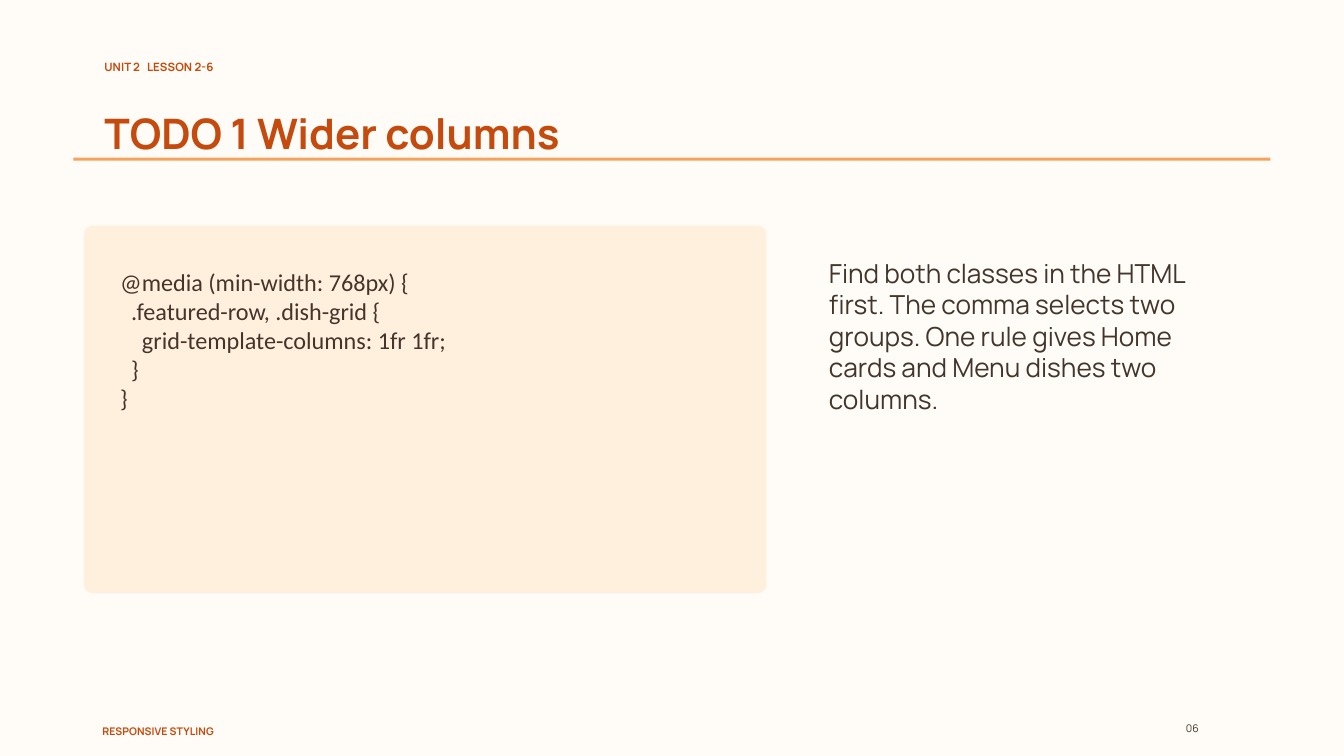
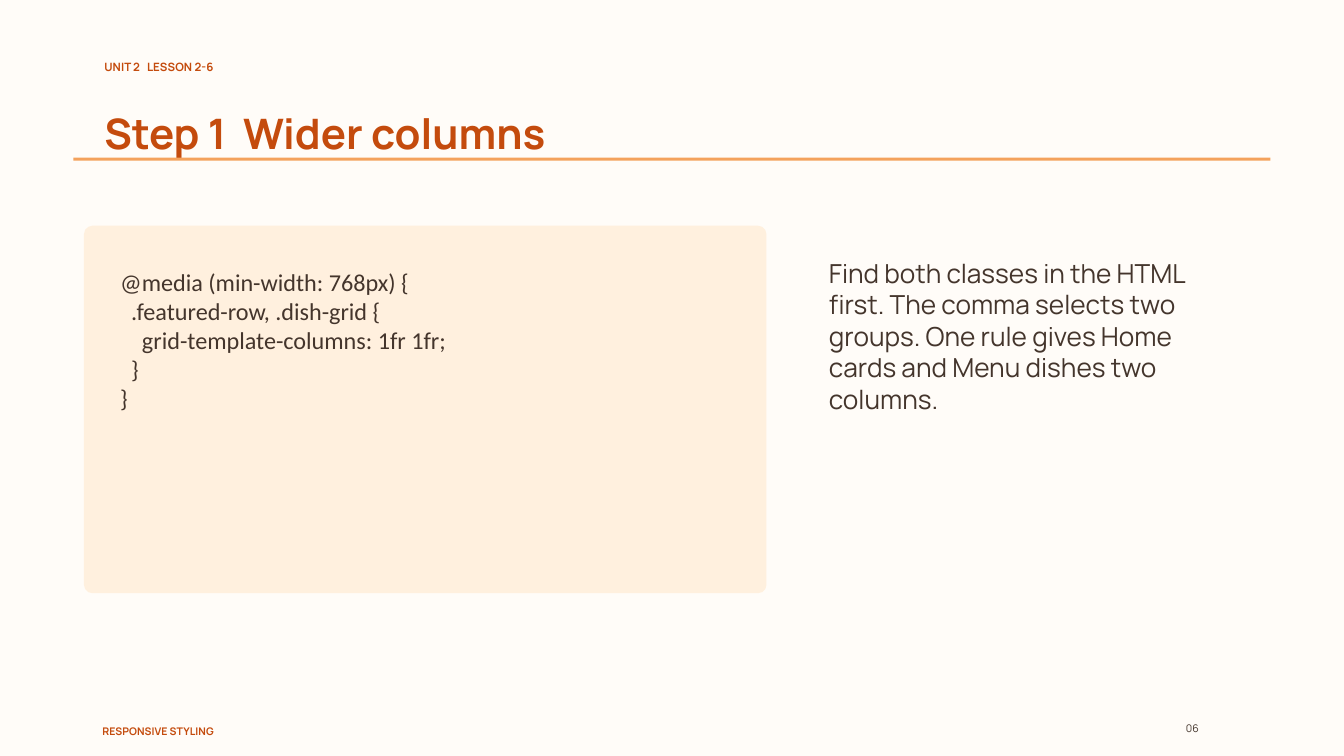
Before and after one commit to nakarapunchai/cis181-course-template, a slide deck: slide 6 of demo/Demo 2-6/Lesson 2-6 Responsive Styling.pptx. Drawn at 1344x756 pixels with LibreOffice and Linux fonts; fonts in the diff are those of the drawing. Boxes give left, top, right and bottom in pixels: in the first picture for what was removed or moved away, otherwise in the second. Text is boxed around its words. In the diff, an @@ line names an element or a change of style, - is before the commit and + after.

```diff
--- a/demo/Demo 2-6/Lesson 2-6 Responsive Styling.pptx
+++ b/demo/Demo 2-6/Lesson 2-6 Responsive Styling.pptx
@@ text at (104, 118, 545, 161): text changed @@
-TODO 1 Wider columns
+Step 1 Wider columns
```
Also in this commit, not shown: 7 other slides changed, 19 other files.
